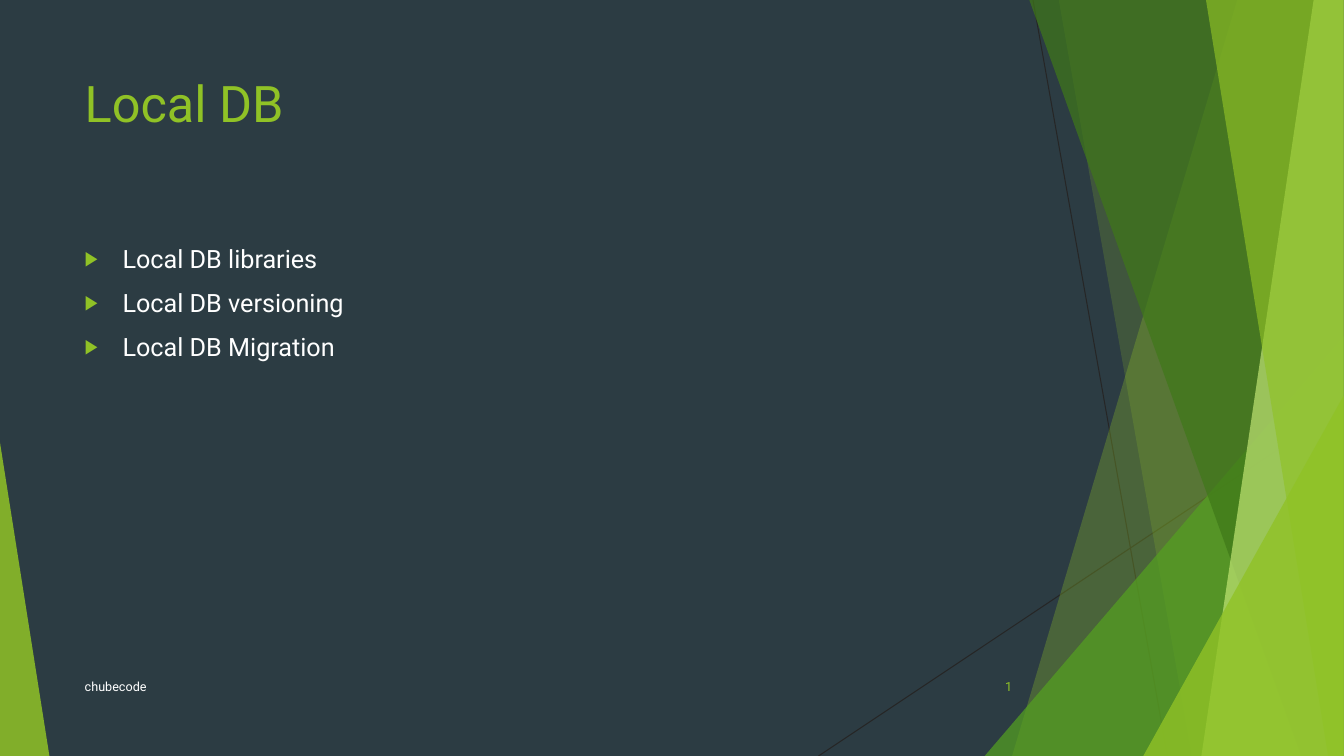
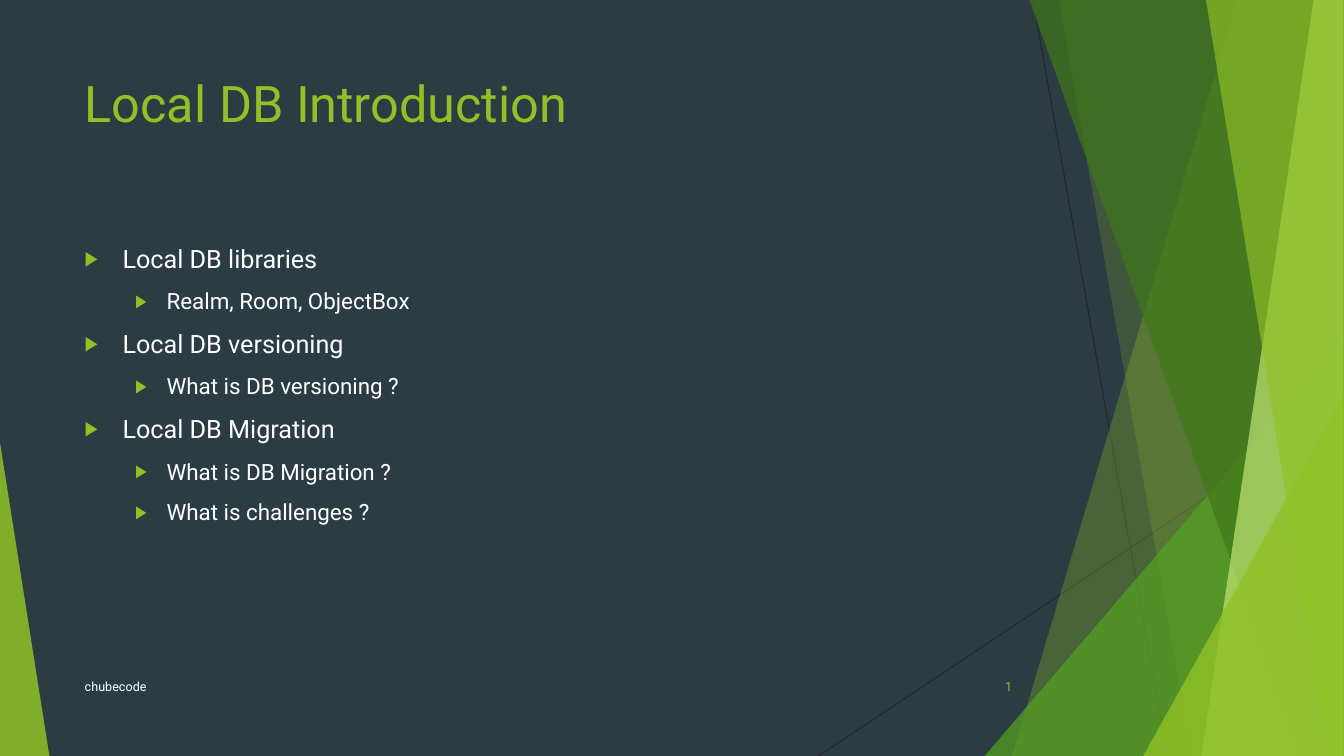
Before and after one commit to chubecode/allwaytolocaldb, a slide deck: slide 1 of LocalDB_chubecode.pptx. Drawn at 1344x756 pixels with LibreOffice and Linux fonts; fonts in the diff are those of the drawing. Boxes give left, top, right and bottom in pixels: in the first picture for what was removed or moved away, otherwise in the second. Text is boxed around its words. In the diff, an @@ line names an element or a change of style, - is before the commit and + after.

Commit message:
add new pptx

```diff
--- a/LocalDB_chubecode.pptx
+++ b/LocalDB_chubecode.pptx
@@ title at (x1=85, y1=84, x2=567, y2=123): text changed @@
-Local DB
+Local DB Introduction
@@ text at (x1=167, y1=292, x2=410, y2=314): paragraph added @@
+  ▶ Realm, Room, ObjectBox
@@ text at (x1=167, y1=377, x2=382, y2=399): paragraph added @@
+  ▶ What is DB versioning ?
@@ text at (x1=167, y1=463, x2=375, y2=525): paragraphs added @@
+  ▶ What is DB Migration ?
+  ▶ What is challenges ?
```
Also in this commit, not shown: 2 other slides changed, 3 slides added.
